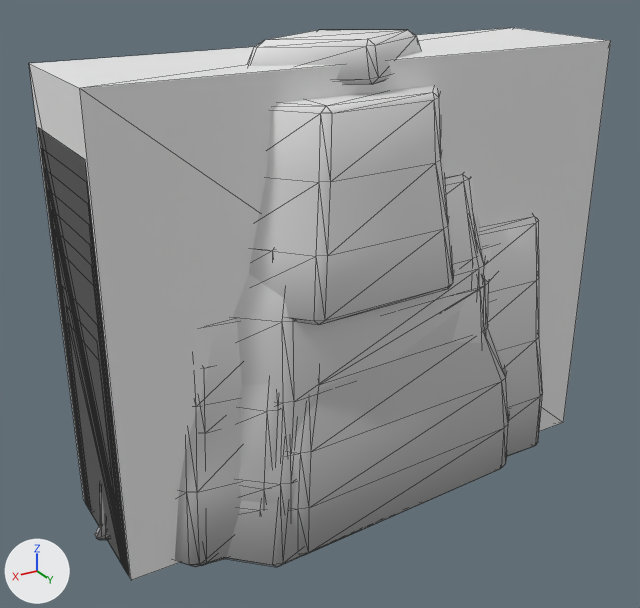
The glTF model assets/models/cliff_wall.glb: old version first, new version second.
Camera for both pictures: a camera (50 mm lens) standing at (12.87, 20.15, 15.57) and looking at (0.79, 0.03, 5.51). Every picture has the same lights, and +X, +Y and +Z are marked at lower left. The picture after the commit comes second. Mesh edges are drawn as thin lines. Vertices at exactly the same position are counted once.

The first picture shows 'Cliff_A_col', 'Cliff_C', 'Cliff_D', 'Cliff_F', 'Cliff_F_col', 'Cliff_G', 'Cliff_H', 'Cliff_H_col', 'Cliff_J', 'Cliff_J_col', 'Cliff_K', 'Cliff_L_col' and 9 more.
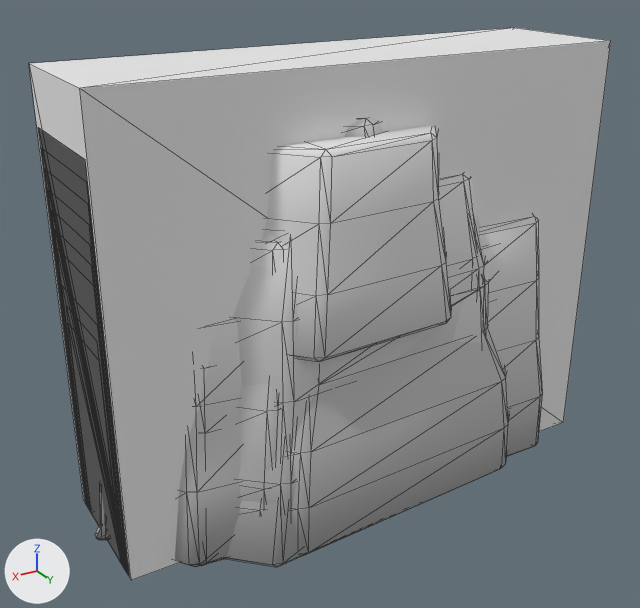
Where the change shows, as pixel boxes (x1, y1, x2, y2) in the pictures (640 x 608 px; the box of a moved part takes in the faces that stretch with it):
'Cliff_H', reshaped (7% narrower, 17% shorter): before (247, 30, 509, 556); after (265, 118, 509, 556)
part 1 of me_cliff_h, moved or reshaped: before (249, 86, 454, 325); after (265, 125, 452, 362)
part 2 of me_cliff_h, moved or reshaped: before (247, 30, 421, 85); after (344, 118, 383, 137)

What changed in the scene script:
```text
Change me_cliff_h:
    used by ob_cliff_h; location = (0.0, 0.0, 0.0)
    remove me_cliff_h.from_pydata(...)  # 156 vertices, 300 faces; spans x -7.34..7.34, y -3.58..3.58, z 0.0..13.05
    add me_cliff_h.from_pydata(...)  # 156 vertices, 300 faces; spans x -7.34..7.34, y -3.58..3.58, z 0.0..11.17
    me_cliff_h part 1: the loose piece of 60 vertices spanning x -3.01..4.77, y -1.11..3.52, z 6.65..11.77 is moved by (0.0, 0.0, -1.0)
    me_cliff_h part 2: the loose piece of 24 vertices spanning x -1.82..3.48, y -0.55..2.35, z 12.02..13.05 is moved by (0.0, 0.0, -1.88)
```
